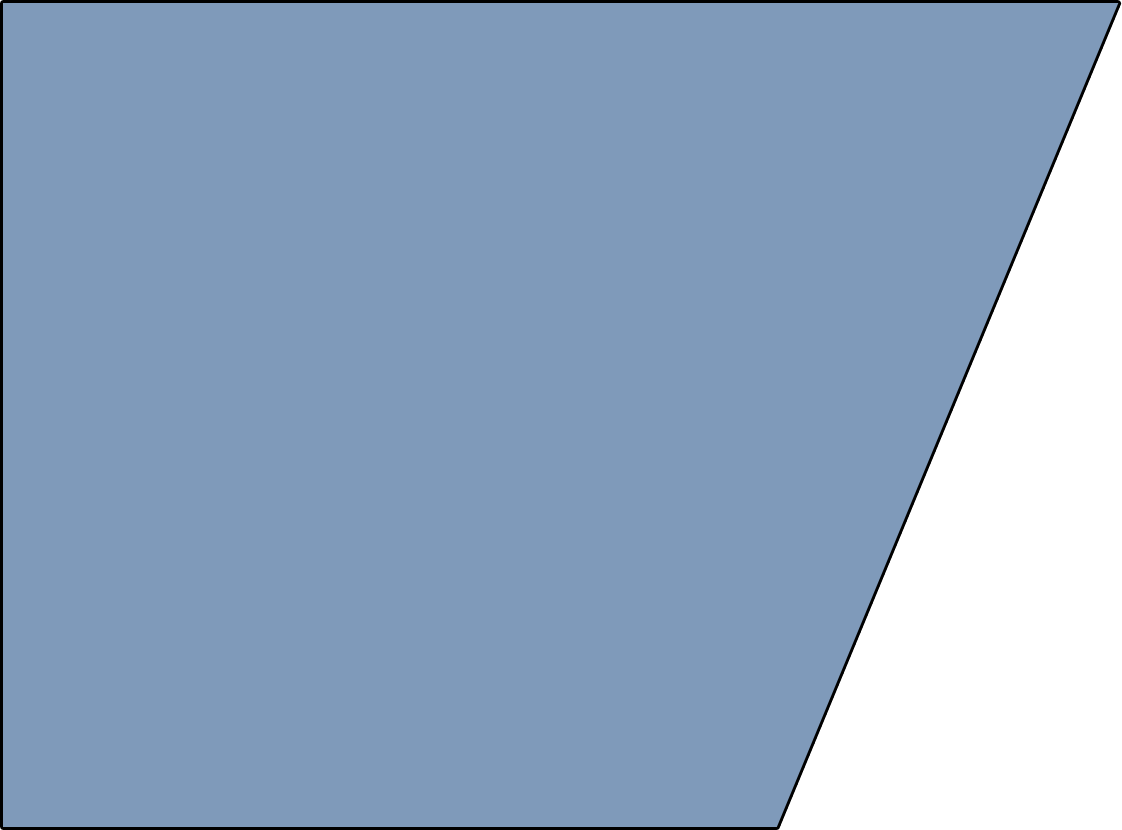
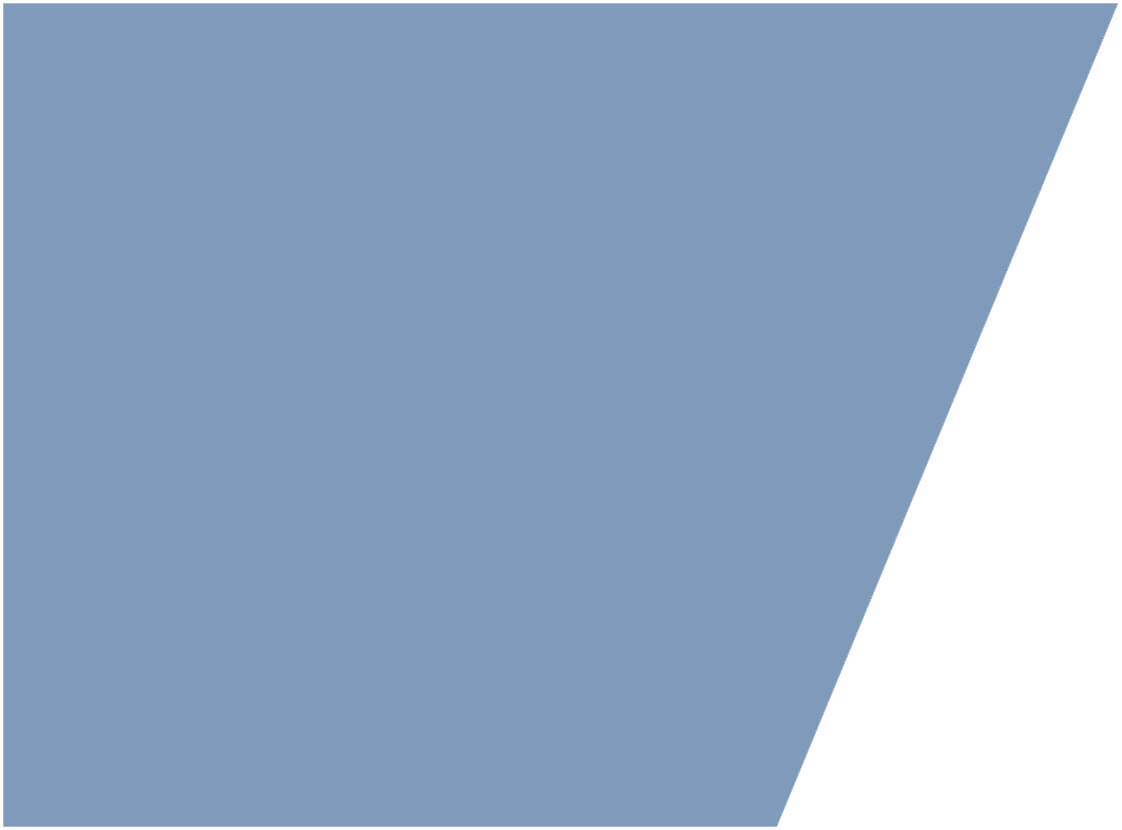
Layer changes from the first 1122 × 830 image to the second:
painted on "Layer 1" over [0, 0, 1122, 830]
